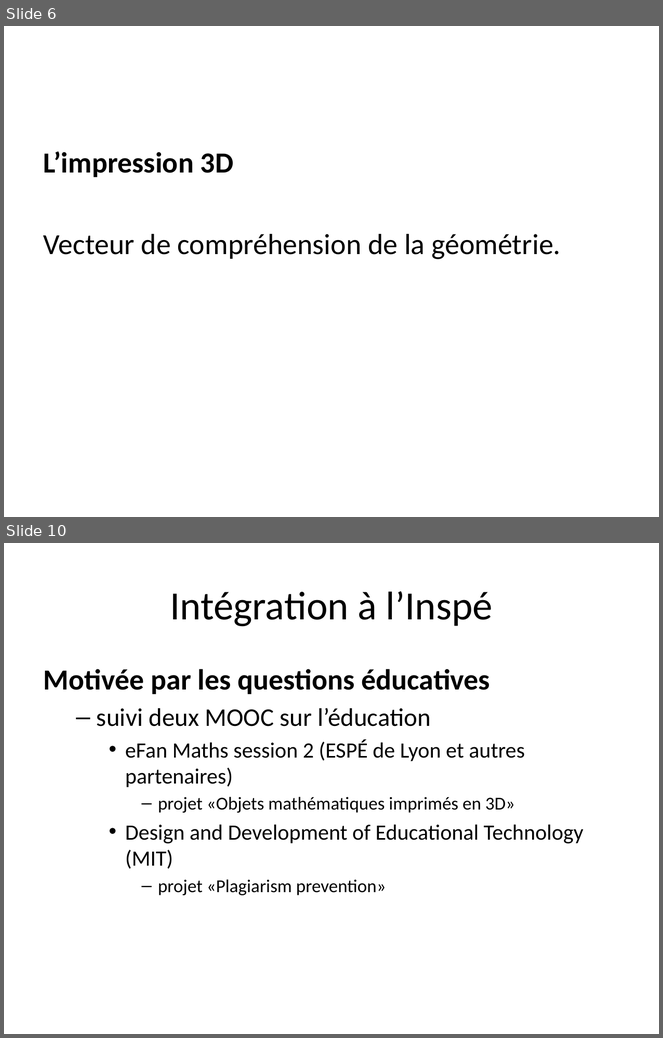
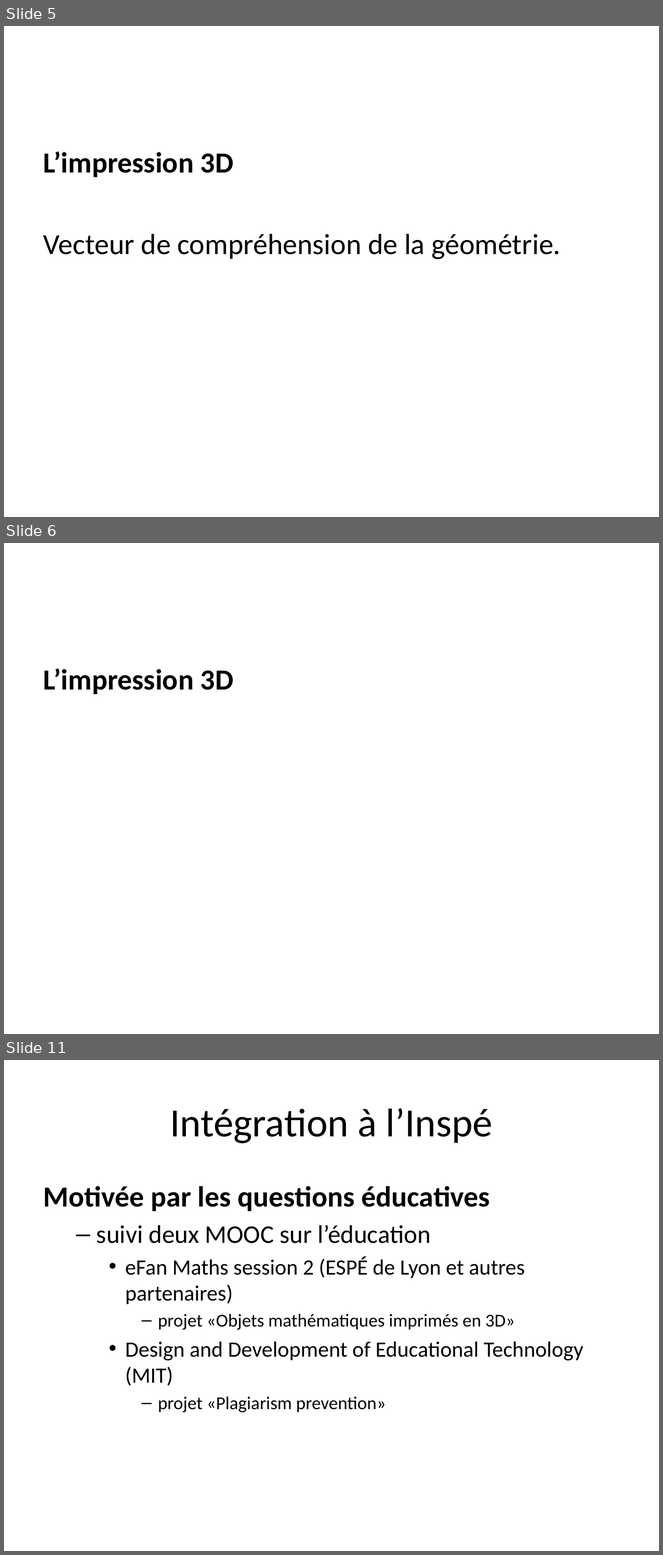
Before and after one commit to albamath/Marseille, a slide deck: 2020-06-01.pptx. Shown one above the other, each under a label of ours: slides 6 and 10 before the commit, slides 5, 6 and 11 after it; the slides between them are not shown. The pictures are 663x1038 and 663x1555 pixels, drawn with LibreOffice and Linux fonts; fonts in the diff are those of the drawing. Boxes give left, top, right and bottom in pixels: in the first picture for what was removed or moved away, otherwise in the second. Text is boxed around its words. In the diff, an @@ line names an element or a change of style, - is before the commit and + after.

```diff
--- a/2020-06-01.pptx
+++ b/2020-06-01.pptx
@@ slide 6 added at [4,543,659,1034], background #FFFFFF @@
@@ text added at [44,668,234,694], 32 pt, text #000000, bold @@
+L’impression 3D
@@ what was slide 6 is now slide 5 @@
@@ what was slide 10 is now slide 11 @@
```
Also in this commit, not shown: 3 slides changed, 2 other slides added, 2 slides removed, 9 other files.
